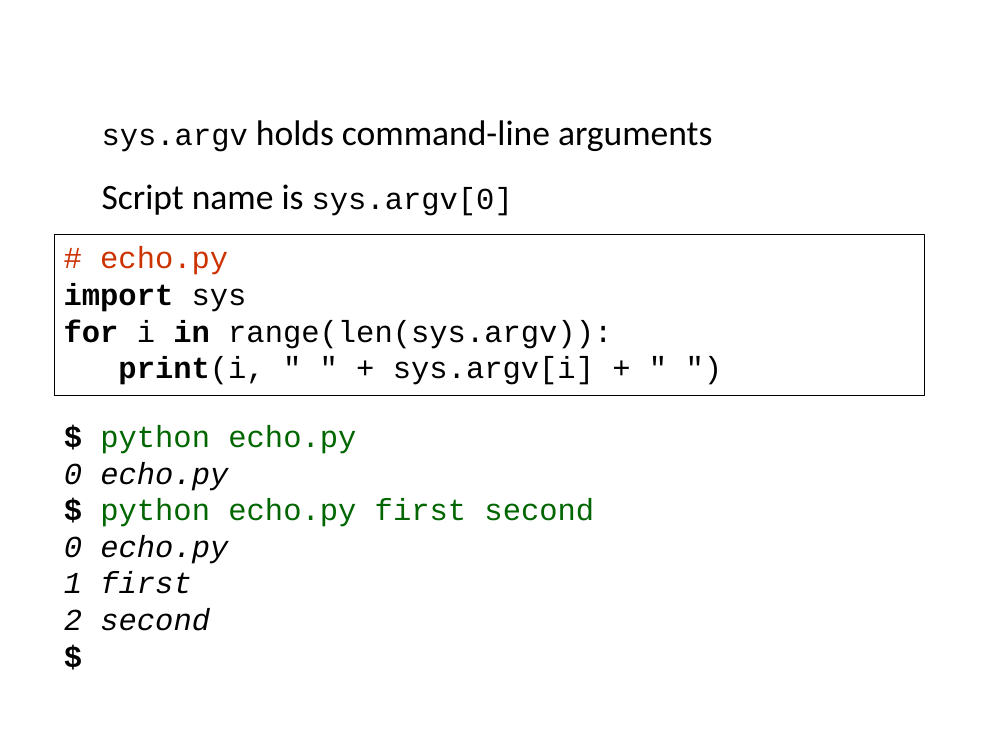
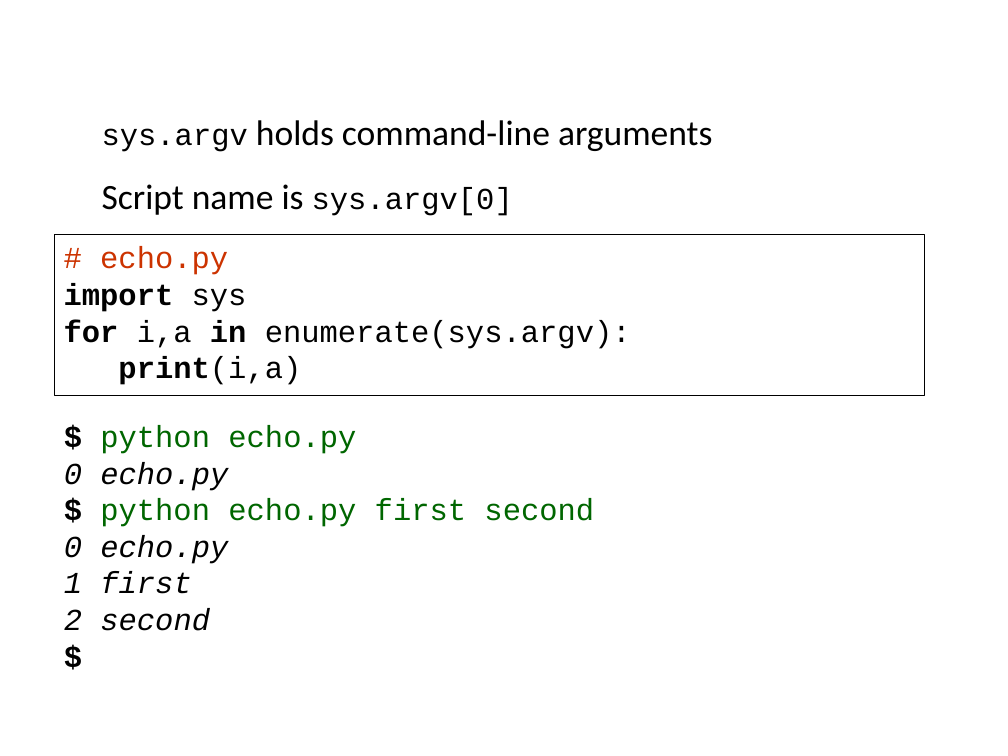
Before and after one commit to ncasuk/ncas-isc, a slide deck: slide 50 of python/presentations/learning_python/16_lib.pptx. Drawn at 1008x756 pixels with LibreOffice and Linux fonts; fonts in the diff are those of the drawing; background and template pictures are left out. Boxes give left, top, right and bottom in pixels: in the first picture for what was removed or moved away, otherwise in the second. Text is boxed around its words. In the diff, an @@ line names an element or a change of style, - is before the commit and + after.

Commit message:
switched examples to use enumerate and with open

```diff
--- a/python/presentations/learning_python/16_lib.pptx
+++ b/python/presentations/learning_python/16_lib.pptx
@@ text in rectangle at (x1=64, y1=320, x2=631, y2=385): text changed @@
-for i in range(len(sys.argv)):
-print(i, " " + sys.argv[i] + " ")
+for i,a in enumerate(sys.argv):
+print(i,a)
```
Also in this commit, not shown: 7 other slides changed, 1 slide added, 1 other file.
